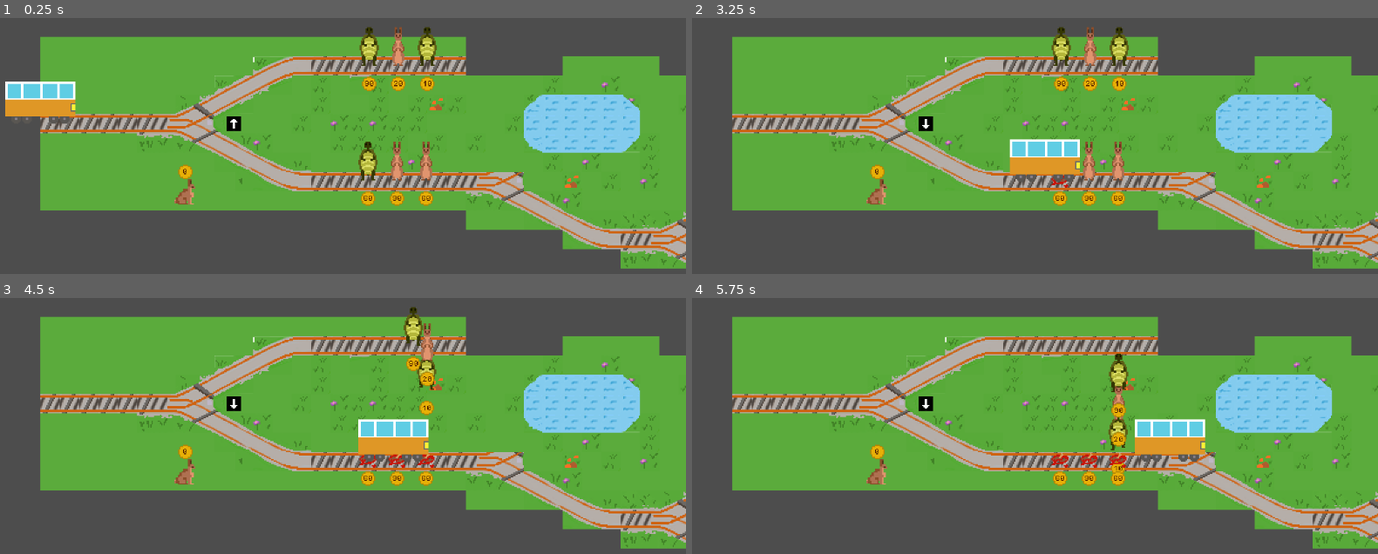
Above: before the commit, frames 1-4 (two rows, left to right).
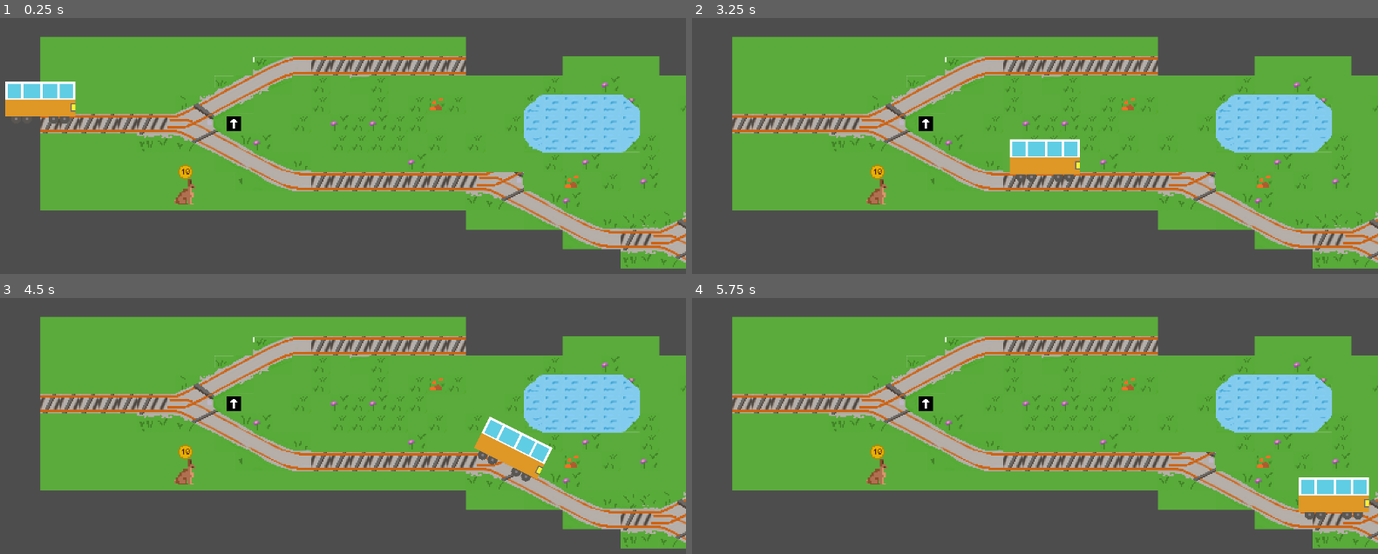
Above: after the commit, the same moments.

Repository: LiamCJ/frog_conductor
Game: Godot game, scene res://scenes/Main.tscn
Two runs of this game, one before a commit and one after it. Both use one fixed random seed, a clock stepped at 60 frames per second and the inputs below.
Inputs:
- Up to frame 1 (0.25 s): no input
- Up to frame 2 (3.25 s): tap Enter at 0.5 s; hold W (speed) 0.53-1.28 s; tap Space (switch_tracks) at 1.35, 2.85 s; hold W (speed) 2.03-2.78 s
- Up to frame 3 (4.5 s): hold W (speed) 3.53-4.28 s; tap Space (switch_tracks) at 4.35 s
- Up to frame 4 (5.75 s): hold W (speed) from 5.03 s (still down)

The runs differ from the first frame. In frame 1, 2.1% of the frame differs, in the area x 26-64%, y 3-74%; in frame 2, 1.8%; in frame 3, 4.5%, in the area x 26-81%, y 3-74%; in frame 4, 4.5%.
Error after the commit: Invalid access to property or key 'top_path' on a base object of type 'Node'. (res://Scripts/Main.gd:101)

Commit message:
fixed attached scripts

Diff:
--- a/scenes/Main.tscn
+++ b/scenes/Main.tscn
@@ -1,13 +1,14 @@
-[gd_scene load_steps=11 format=3 uid="uid://cs7o3vfaxi0oy"]
+[gd_scene load_steps=12 format=3 uid="uid://cs7o3vfaxi0oy"]
 
-[ext_resource type="Script" path="res://scripts/Main.gd" id="1_ofw73"]
+[ext_resource type="Script" path="res://Scripts/Main.gd" id="1_ofw73"]
 [ext_resource type="PackedScene" uid="uid://dfml4o541lh7f" path="res://scenes/levels/level_2.tscn" id="2_4nupm"]
-[ext_resource type="Script" path="res://scripts/TramController.gd" id="2_ivblk"]
+[ext_resource type="Script" path="res://Scripts/TramController.gd" id="2_ivblk"]
 [ext_resource type="PackedScene" uid="uid://d0yb3870nx7cc" path="res://scenes/levels/level_1.tscn" id="2_uh4ug"]
 [ext_resource type="PackedScene" uid="uid://b0vx7g7jys4d3" path="res://scenes/characters/tram.tscn" id="3_2v853"]
 [ext_resource type="PackedScene" uid="uid://sihn7yioq3k2" path="res://scenes/characters/rabbit.tscn" id="3_ipnub"]
 [ext_resource type="PackedScene" uid="uid://chop6itr1y3lb" path="res://scenes/characters/tortoise.tscn" id="4_q77nf"]
 [ext_resource type="PackedScene" uid="uid://lyc588ij5c30" path="res://scenes/environment_objects/coin.tscn" id="4_spmja"]
+[ext_resource type="Script" path="res://Scripts/level_1.gd" id="9_0xow7"]
 
 [sub_resource type="Animation" id="Animation_qhtcp"]
 resource_name = "animal_walk"
@@ -32,6 +33,7 @@
 [node name="Tram" parent="TramController" instance=ExtResource("3_2v853")]
 
 [node name="Level1" parent="." instance=ExtResource("2_uh4ug")]
+script = ExtResource("9_0xow7")
 
 [node name="Camera2D" type="Camera2D" parent="."]
 position = Vector2(182, 13)
--- a/scenes/environment_objects/coin.tscn
+++ b/scenes/environment_objects/coin.tscn
@@ -1,11 +1,9 @@
-[gd_scene load_steps=4 format=3 uid="uid://lyc588ij5c30"]
+[gd_scene load_steps=3 format=3 uid="uid://lyc588ij5c30"]
 
 [ext_resource type="Texture2D" uid="uid://c54mve8hbjykr" path="res://assets/sprites/coin.png" id="1_o122y"]
-[ext_resource type="Script" path="res://scripts/coin.gd" id="1_q4nm6"]
 [ext_resource type="FontFile" uid="uid://b8mclly4vhrwl" path="res://assets/fonts/PixelOperator8.ttf" id="3_nscqh"]
 
 [node name="Coin" type="Node2D"]
-script = ExtResource("1_q4nm6")
 
 [node name="Sprite2D" type="Sprite2D" parent="."]
 texture = ExtResource("1_o122y")
--- a/scenes/environment_objects/switch_indicator.tscn
+++ b/scenes/environment_objects/switch_indicator.tscn
@@ -1,8 +1,6 @@
-[gd_scene load_steps=3 format=3 uid="uid://c2sv8c57v25po"]
+[gd_scene load_steps=2 format=3 uid="uid://c2sv8c57v25po"]
 
 [ext_resource type="Texture2D" uid="uid://b6alb75iq8s4s" path="res://assets/sprites/rail_switch-indicator.png" id="1_1npj6"]
-[ext_resource type="Script" path="res://scripts/SwitchIndicator.gd" id="2_2bj1c"]
 
 [node name="SwitchIndicator" type="Sprite2D"]
 texture = ExtResource("1_1npj6")
-script = ExtResource("2_2bj1c")
--- a/scenes/levels/animal_spawns.tscn
+++ b/scenes/levels/animal_spawns.tscn
@@ -1,11 +1,6 @@
-[gd_scene load_steps=2 format=3 uid="uid://dlr66r74gbhpc"]
+[gd_scene format=3 uid="uid://dlr66r74gbhpc"]
 
-[ext_resource type="Script" path="res://scripts/AnimalSpawns.gd" id="1_mfbkx"]
-
-[node name="AnimalSpawns" type="Node" node_paths=PackedStringArray("top_path", "bottom_path")]
-script = ExtResource("1_mfbkx")
-top_path = [NodePath("top1"), NodePath("top2"), NodePath("top3"), NodePath("top4"), NodePath("top5")]
-bottom_path = [NodePath("bot1"), NodePath("bot2"), NodePath("bot3"), NodePath("bot4"), NodePath("bot5")]
+[node name="AnimalSpawns" type="Node"]
 
 [node name="top1" type="Marker2D" parent="."]
 position = Vector2(256, -56)
--- a/scenes/levels/level_1.tscn
+++ b/scenes/levels/level_1.tscn
@@ -1,9 +1,9 @@
 [gd_scene load_steps=15 format=3 uid="uid://d0yb3870nx7cc"]
 
-[ext_resource type="Script" path="res://scripts/level_1.gd" id="1_15mu0"]
+[ext_resource type="Script" path="res://Scripts/level_1.gd" id="1_15mu0"]
 [ext_resource type="Texture2D" uid="uid://cecpt3w7fnlxs" path="res://assets/bg/world_tiles.png" id="2_5uqfy"]
 [ext_resource type="Texture2D" uid="uid://b6fl6vbrq5pg7" path="res://assets/sprites/ugame_coopy.png" id="3_iwlc1"]
-[ext_resource type="Script" path="res://scripts/RailNetwork.gd" id="3_pngir"]
+[ext_resource type="Script" path="res://Scripts/RailNetwork.gd" id="3_pngir"]
 [ext_resource type="PackedScene" uid="uid://dlr66r74gbhpc" path="res://scenes/levels/animal_spawns.tscn" id="4_saxio"]
 [ext_resource type="PackedScene" uid="uid://c2sv8c57v25po" path="res://scenes/environment_objects/switch_indicator.tscn" id="4_vy0sh"]
 [ext_resource type="PackedScene" uid="uid://lyc588ij5c30" path="res://scenes/environment_objects/coin.tscn" id="7_0nrjt"]
--- a/scenes/levels/level_2.tscn
+++ b/scenes/levels/level_2.tscn
@@ -1,6 +1,5 @@
-[gd_scene load_steps=9 format=3 uid="uid://dfml4o541lh7f"]
-
-[ext_resource type="Script" path="res://scripts/level_1.gd" id="1_17oey"]
+[gd_scene load_steps=8 format=3 uid="uid://dfml4o541lh7f"]
+
 [ext_resource type="Texture2D" uid="uid://cecpt3w7fnlxs" path="res://assets/bg/world_tiles.png" id="2_w1hod"]
 [ext_resource type="Texture2D" uid="uid://b6fl6vbrq5pg7" path="res://assets/sprites/ugame_coopy.png" id="3_3ultm"]
 
@@ -280,9 +279,7 @@
 }
 point_count = 3
 
-[node name="Level2" type="Node2D" node_paths=PackedStringArray("rail_network")]
-script = ExtResource("1_17oey")
-rail_network = NodePath("RailNetwork")
+[node name="Level2" type="Node2D"]
 
 [node name="TileMap" type="TileMap" parent="."]
 tile_set = SubResource("TileSet_yjox8")
